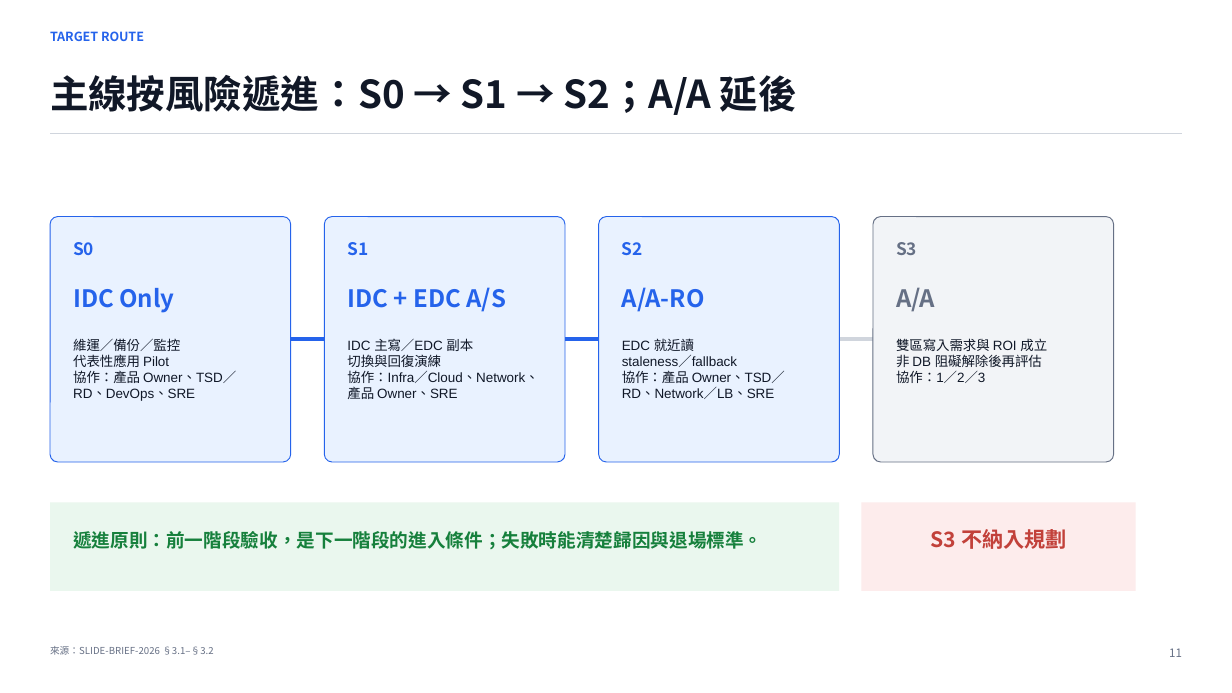
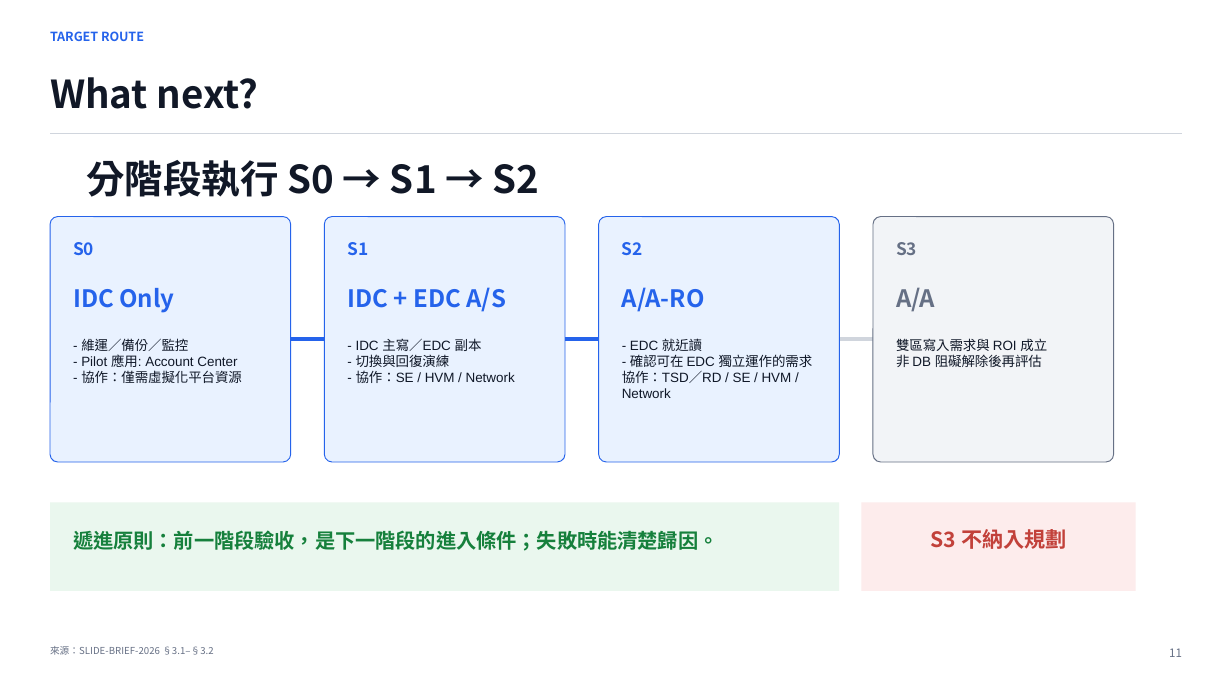
Before and after one commit to heavenruler/dba_career, a slide deck: slide 9 of poc/refresh/0827_slide_codex_v4.pptx. Drawn at 1232x693 pixels with LibreOffice and Linux fonts; fonts in the diff are those of the drawing. Boxes give left, top, right and bottom in pixels: in the first picture for what was removed or moved away, otherwise in the second. Text is boxed around its words. In the diff, an @@ line names an element or a change of style, - is before the commit and + after.

```diff
--- a/poc/refresh/0827_slide_codex_v4.pptx
+++ b/poc/refresh/0827_slide_codex_v4.pptx
@@ text at (50,77,258,109): text changed @@
-主線按風險遞進：S0 → S1 → S2；A/A 延後
+What next?
@@ text added at (86,160,540,197), 30 pt, text #111827, bold @@
+分階段執行 S0 → S1 → S2
@@ text at (81,338,242,383): text changed @@
-維運／備份／監控
-代表性應用 Pilot
-協作：產品 Owner、TSD／RD、DevOps、SRE
+- 維運／備份／監控
+- Pilot 應用: Account Center
+- 協作：僅需虛擬化平台資源
@@ text at (356,338,515,383): text changed @@
-IDC 主寫／EDC 副本
-切換與回復演練
-協作：Infra／Cloud、Network、產品 Owner、SRE
+- IDC 主寫／EDC 副本
+- 切換與回復演練
+- 協作：SE / HVM / Network
@@ text at (622,338,813,398): text changed @@
-EDC 就近讀
-staleness／fallback
-協作：產品 Owner、TSD／RD、Network／LB、SRE
+- EDC 就近讀
+- 確認可在 EDC 獨立運作的需求
+協作：TSD／RD / SE / HVM / Network
@@ text at (896,370,985,383): paragraph removed @@
-協作：1／2／3
@@ text at (73,530,718,551): text changed; size 14.6 to 15.8 pt @@
-遞進原則：前一階段驗收，是下一階段的進入條件；失敗時能清楚歸因與退場標準。
+遞進原則：前一階段驗收，是下一階段的進入條件；失敗時能清楚歸因。
```
Also in this commit, not shown: 6 other slides changed, 1 other file.
